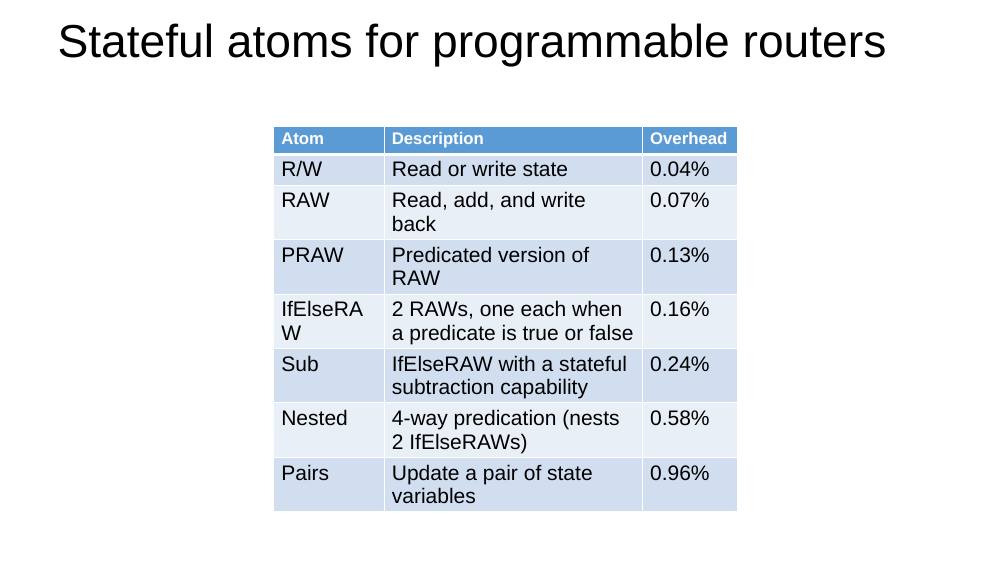
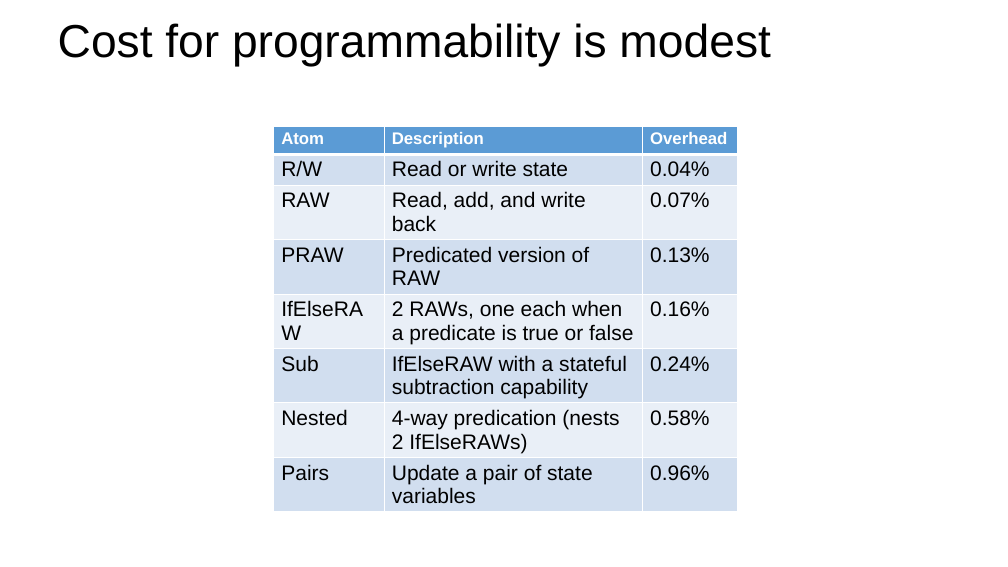
Before and after one commit to anirudhSK/pifo-domino-marple-ppts, a slide deck: slide 25 of domino_sigcomm.pptx (slide 24 before the commit). Drawn at 1008x567 pixels with LibreOffice and Linux fonts; fonts in the diff are those of the drawing. Boxes give left, top, right and bottom in pixels: in the first picture for what was removed or moved away, otherwise in the second. Text is boxed around its words. In the diff, an @@ line names an element or a change of style, - is before the commit and + after.

```diff
--- a/domino_sigcomm.pptx
+++ b/domino_sigcomm.pptx
@@ text at (58, 23, 770, 66): text changed @@
-Stateful atoms for programmable routers
+Cost for programmability is modest
```
Also in this commit, not shown: 1 other slide changed, 1 slide added.
